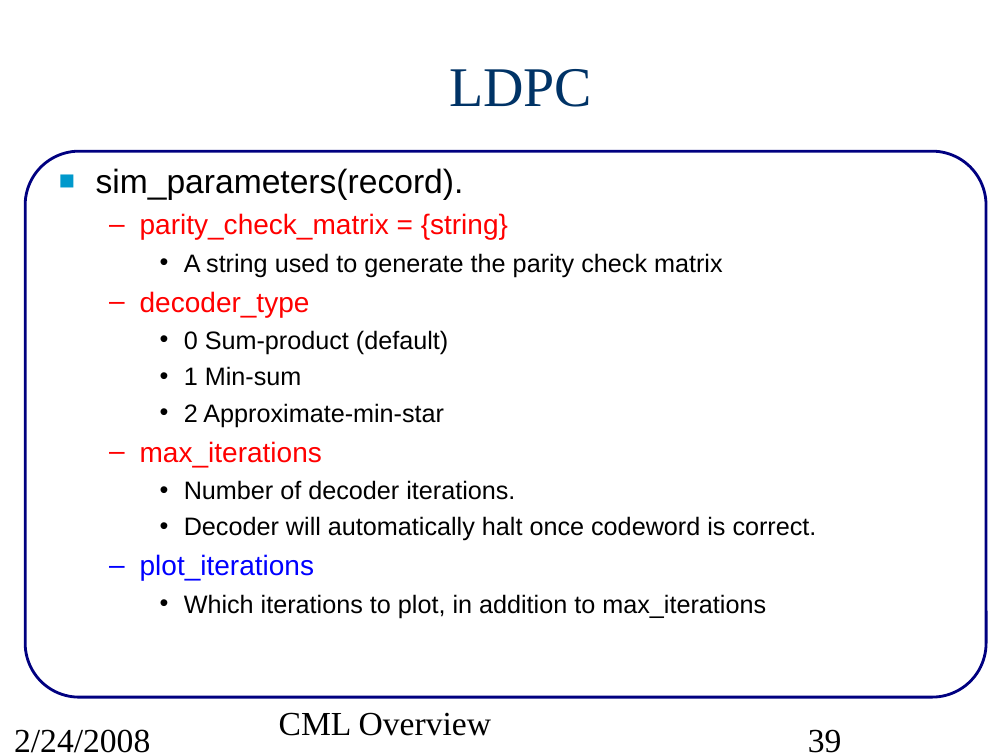
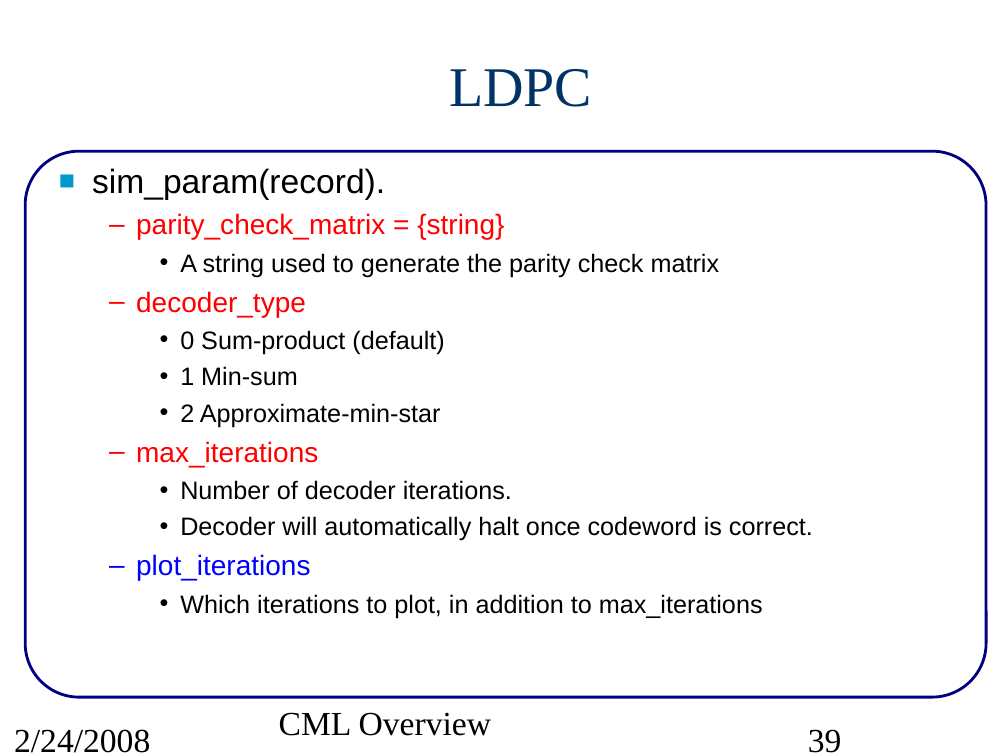
Before and after one commit to marcusmueller/iscml, a slide deck: slide 39 of pcs/projects/cml/doc/src/CMLoverview.ppt. Drawn at 1008x756 pixels with LibreOffice and Linux fonts; fonts in the diff are those of the drawing. Boxes give left, top, right and bottom in pixels: in the first picture for what was removed or moved away, otherwise in the second. Text is boxed around its words. In the diff, an @@ line names an element or a change of style, - is before the commit and + after.

```diff
--- a/pcs/projects/cml/doc/src/CMLoverview.ppt
+++ b/pcs/projects/cml/doc/src/CMLoverview.ppt
@@ text at bbox=[92, 168, 385, 200]: text changed @@
-■ sim_parameters(record).
+■ sim_param(record).
@@ text at bbox=[136, 213, 813, 618]: indent changed @@
```
Also in this commit, not shown: 91 other slides changed, 17 slides added, 4 other files.
